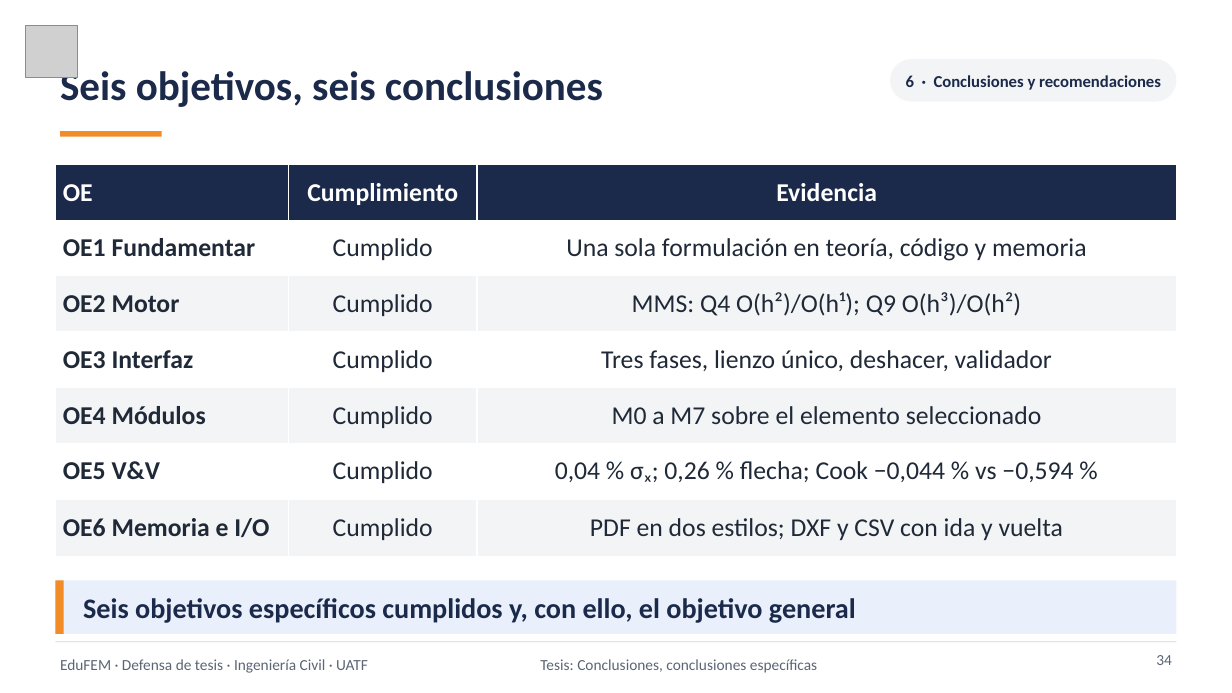
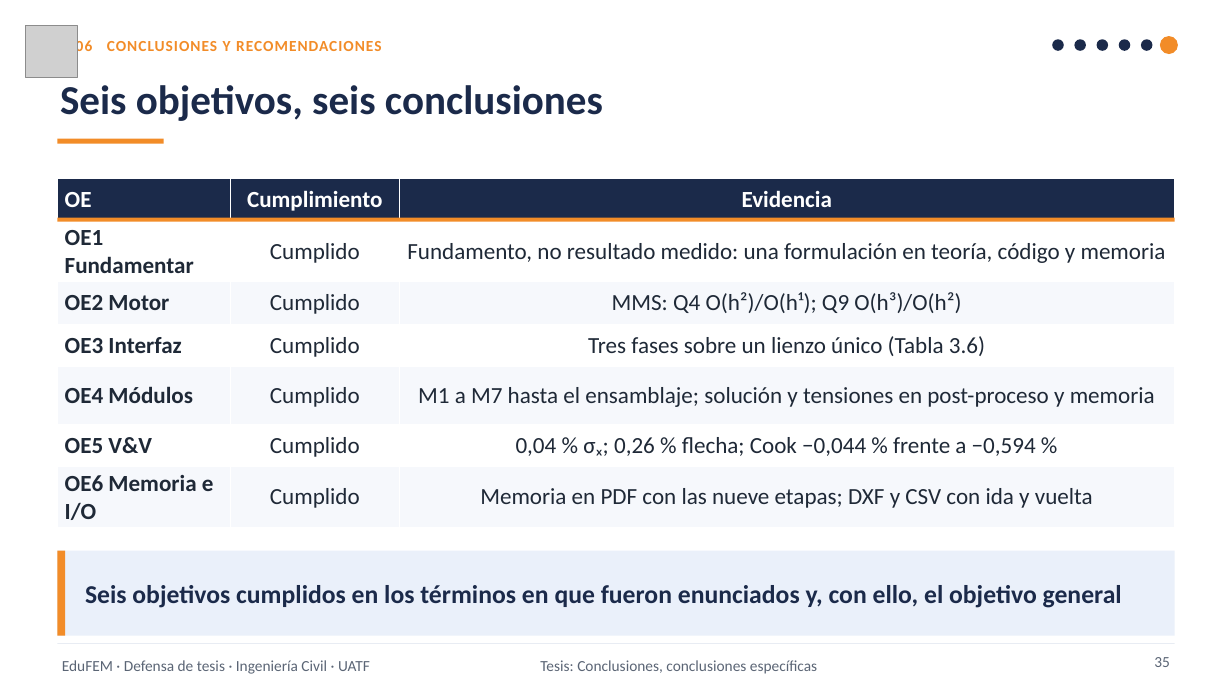
Before and after one commit to Sucullani/SoftwareED, a slide deck: slide 35 of tesis/presentacion/video/Defensa_EduFEM_narrada.pptx (slide 34 before the commit). Drawn at 1232x693 pixels with LibreOffice and Linux fonts; fonts in the diff are those of the drawing; grey boxes stand for pictures. Boxes give left, top, right and bottom in pixels: in the first picture for what was removed or moved away, otherwise in the second. Text is boxed around its words. In the diff, an @@ line names an element or a change of style, - is before the commit and + after.

```diff
--- a/tesis/presentacion/video/Defensa_EduFEM_narrada.pptx
+++ b/tesis/presentacion/video/Defensa_EduFEM_narrada.pptx
@@ text "Seis objetivos, seis conclusiones" rewrapped from (x1=60, y1=66, x2=603, y2=107) to (x1=60, y1=85, x2=603, y2=121) @@
@@ text added at (x1=76, y1=38, x2=381, y2=56), 12 pt, text #F28C28, bold @@
+06 CONCLUSIONES Y RECOMENDACIONES
@@ rounded rectangle removed at (x1=890, y1=59, x2=1177, y2=102) @@
-6 · Conclusiones y recomendaciones
@@ ellipse added at (x1=1053, y1=39, x2=1064, y2=50), fill #1B2A4A @@
@@ ellipse added at (x1=1075, y1=39, x2=1086, y2=50), fill #1B2A4A @@
@@ ellipse added at (x1=1097, y1=39, x2=1108, y2=50), fill #1B2A4A @@
@@ ellipse added at (x1=1119, y1=39, x2=1130, y2=50), fill #1B2A4A @@
@@ ellipse added at (x1=1141, y1=39, x2=1153, y2=50), fill #1B2A4A @@
@@ ellipse added at (x1=1160, y1=36, x2=1178, y2=55), fill #F28C28 @@
@@ rectangle resized from (x1=60, y1=131, x2=162, y2=137) to (x1=57, y1=139, x2=164, y2=144) @@
@@ table at (x1=57, y1=178, x2=1175, y2=524) @@
-row 2, column 3: Una sola formulación en teoría, código y memoria
+row 2, column 3: Fundamento, no resultado medido: una formulación en teoría, código y memoria
-row 4, column 3: Tres fases, lienzo único, deshacer, validador
+row 4, column 3: Tres fases sobre un lienzo único (Tabla 3.6)
-row 5, column 3: M0 a M7 sobre el elemento seleccionado
+row 5, column 3: M1 a M7 hasta el ensamblaje; solución y tensiones en post-proceso y memoria
-row 6, column 3: 0,04 % σₓ; 0,26 % flecha; Cook −0,044 % vs −0,594 %
+row 6, column 3: 0,04 % σₓ; 0,26 % flecha; Cook −0,044 % frente a −0,594 %
-row 7, column 3: PDF en dos estilos; DXF y CSV con ida y vuelta
+row 7, column 3: Memoria en PDF con las nueve etapas; DXF y CSV con ida y vuelta
@@ fill #F3F4F6 to #F6F8FC in 9 cells @@
@@ size 20 to 18 pt in "OE", "Cumplimiento", "Evidencia", "OE1 Fundamentar" and 12 more places @@
@@ table resized from (x1=55, y1=165, x2=1177, y2=556) to (x1=57, y1=178, x2=1175, y2=524) @@
@@ rectangle added at (x1=57, y1=217, x2=1175, y2=221), fill #F28C28 @@
@@ rectangle resized from (x1=55, y1=580, x2=64, y2=634) to (x1=57, y1=551, x2=66, y2=636) @@
@@ rectangle resized from (x1=55, y1=580, x2=1177, y2=634) to (x1=57, y1=551, x2=1175, y2=636) @@
@@ rectangle at (x1=57, y1=551, x2=1175, y2=636): fill #E9F0FB to #EAF0FA @@
@@ text at (x1=85, y1=585, x2=1122, y2=608): text changed; size 22 to 20 pt @@
-Seis objetivos específicos cumplidos y, con ello, el objetivo general
+Seis objetivos cumplidos en los términos en que fueron enunciados y, con ello, el objetivo general
@@ rectangle at (x1=57, y1=643, x2=1175, y2=644): fill #D1D5DB to #DCE3EE @@
@@ page number added at (x1=1154, y1=657, x2=1170, y2=667), 12 pt, text #5B6575 @@
+35
@@ page number removed at (x1=1156, y1=655, x2=1172, y2=665) @@
-34
```
Also in this commit, not shown: 37 other slides changed, 1 slide added, 10 other files.
